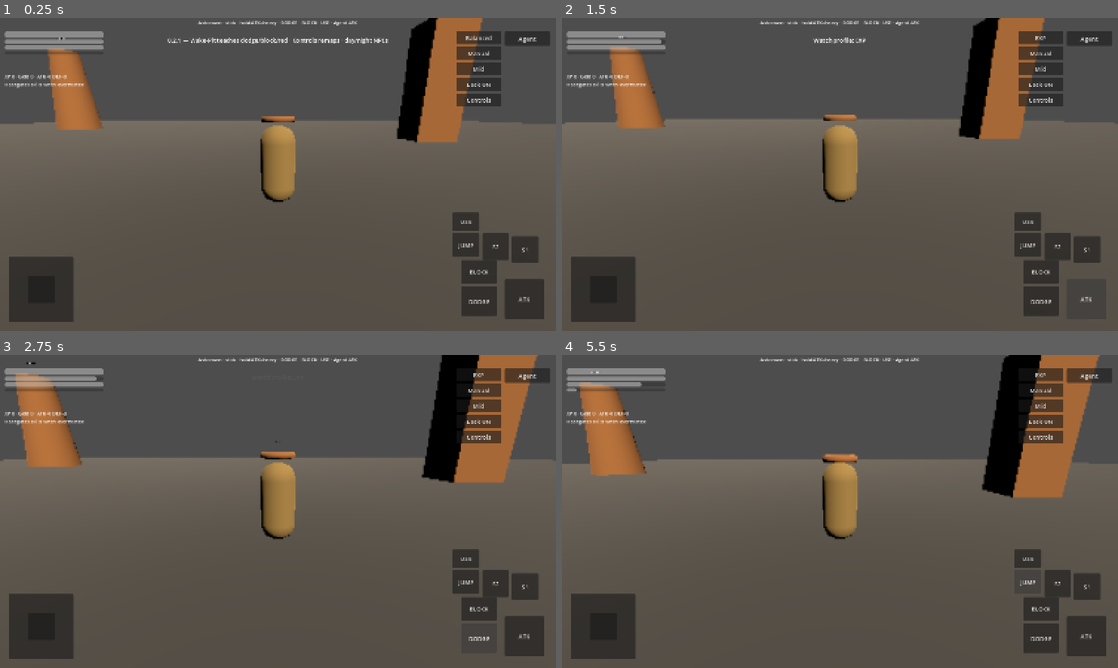
Above: before the commit, frames 1-4 (two rows, left to right).
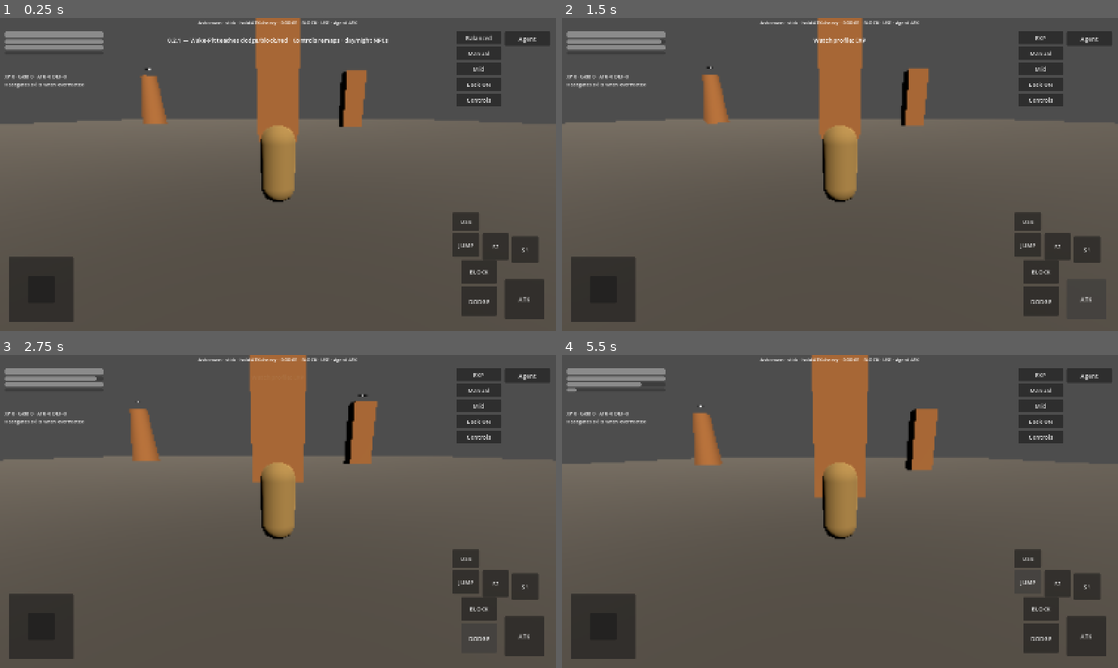
Above: after the commit, the same moments.

Repository: Diddy674176/ashcrown
Game: Godot game, scene res://Main/Main.tscn
The game is run twice, just before and just after one commit, with the same random seed, the same clock (stepped at 60 frames per second) and the same inputs.
Inputs:
- Up to frame 1 (0.25 s): no input
- Up to frame 2 (1.5 s): click "Balanced" at 0.5 s; click "ATK" at 1.25 s
- Up to frame 3 (2.75 s): click "DODGE" at 2 s
- Up to frame 4 (5.5 s): click "BLOCK" at 2.75 s; click "S1" at 3.5 s; click "S2" at 4.25 s; click "JUMP" at 5 s

The runs differ from the first frame. In frame 1, 11% of the frame differs, in the area x 8-87%, y 0-40%; in frame 2, 10%; in frame 3, 14%; in frame 4, 15%, in the area x 3-97%, y 0-46%.
Error before the commit: Parse Error: Unexpected identifier "PLACEHOLDER" in class body. (res://Save/SaveManager.gd:1)

Commit message:
0.2.1: SaveManager control_layout persist (fix placeholder)

Diff:
--- a/Save/SaveManager.gd
+++ b/Save/SaveManager.gd
@@ -1 +1,232 @@
-PLACEHOLDER
+extends Node
+## Corruption-safe autosave — position, combat, kit, quest, equip, companion, AFK.
+
+const SAVE_VERSION := 4
+const SAVE_DIR := "user://saves"
+const SAVE_NAME := "autosave.json"
+const TEMP_NAME := "autosave.json.tmp"
+const AUTOSAVE_INTERVAL_SEC := 30.0
+
+var data: Dictionary = {
+	"version": SAVE_VERSION,
+	"player_position": {"x": 0.0, "y": 1.2, "z": 36.0},
+	"hp": 120.0,
+	"max_hp": 120.0,
+	"stamina": 100.0,
+	"focus": 100.0,
+	"heat": 0.0,
+	"kit_id": "Ashblade",
+	"xp": 0,
+	"gold": 0,
+	"inventory": [],
+	"equipment": {"weapon": "", "armor": "", "charm": ""},
+	"companion_id": "",
+	"potions": 3,
+	"scene": "emberveil",
+	"quest": {},
+	"afk_running": false,
+	"afk_profile": "Balanced",
+	"afk_started_unix": 0.0,
+	"last_afk_report": {},
+	"control_layout": "default",
+	"control_stick_side": "left",
+}
+var _player: Node3D
+var _timer: Timer
+
+func _ready() -> void:
+	DirAccess.make_dir_recursive_absolute(SAVE_DIR)
+	_timer = Timer.new()
+	_timer.wait_time = AUTOSAVE_INTERVAL_SEC
+	_timer.autostart = true
+	_timer.timeout.connect(_on_autosave)
+	add_child(_timer)
+	EventBus.request_save.connect(save)
+	EventBus.request_load.connect(load_save)
+
+func register_player(player: Node3D) -> void:
+	_player = player
+
+func _on_autosave() -> void:
+	if _player and is_instance_valid(_player):
+		capture_from_player(_player)
+	save()
+
+func _notification(what: int) -> void:
+	if what == NOTIFICATION_WM_CLOSE_REQUEST \
+			or what == NOTIFICATION_APPLICATION_PAUSED \
+			or what == NOTIFICATION_EXIT_TREE:
+		if _player and is_instance_valid(_player):
+			capture_from_player(_player)
+		var afk := get_node_or_null("/root/AfkManager")
+		if afk and afk.running and afk.has_method("notification_paused"):
+			afk.notification_paused()
+		save()
+
+func capture_player_transform(player: Node3D) -> void:
+	var p := player.global_position
+	data["player_position"] = {"x": p.x, "y": p.y, "z": p.z}
+
+func capture_from_player(player: Node3D) -> void:
+	capture_player_transform(player)
+	data["version"] = SAVE_VERSION
+	if player.has_method("get_kit_id"):
+		data["kit_id"] = player.get_kit_id()
+	if "xp" in player:
+		data["xp"] = player.xp
+	if "gold" in player:
+		data["gold"] = player.gold
+	if "inventory" in player:
+		data["inventory"] = player.inventory.duplicate()
+	if "equipment" in player:
+		data["equipment"] = player.equipment.duplicate(true)
+	if "companion_id" in player:
+		data["companion_id"] = player.companion_id
+	if "potions" in player:
+		data["potions"] = player.potions
+	var c = player.get("combat")
+	if c:
+		data["hp"] = c.hp
+		data["max_hp"] = c.max_hp
+		data["stamina"] = c.stamina
+		data["focus"] = c.focus
+		data["heat"] = c.heat
+	var qm := get_node_or_null("/root/QuestManager")
+	if qm and qm.has_method("snapshot"):
+		data["quest"] = qm.snapshot()
+
+func apply_player_transform(player: Node3D) -> void:
+	var p: Dictionary = data.get("player_position", {})
+	player.global_position = Vector3(
+		float(p.get("x", 0.0)),
+		float(p.get("y", 1.2)),
+		float(p.get("z", 36.0))
+	)
+
+func apply_to_player(player: Node3D) -> void:
+	apply_player_transform(player)
+	if player.has_method("set_kit_id"):
+		player.set_kit_id(str(data.get("kit_id", "Ashblade")))
+	if "xp" in player:
+		player.xp = int(data.get("xp", 0))
+	if "gold" in player:
+		player.gold = int(data.get("gold", 0))
+	if "inventory" in player:
+		player.inventory = data.get("inventory", []).duplicate()
+	if "equipment" in player:
+		player.equipment = data.get("equipment", {"weapon": "", "armor": "", "charm": ""}).duplicate(true)
+		if player.has_method("_recalc_equip"):
+			player._recalc_equip()
+	if "companion_id" in player:
+		player.companion_id = str(data.get("companion_id", ""))
+		if player.companion_id != "" and player.has_method("recruit_companion"):
+			player.call_deferred("recruit_companion", player.companion_id)
+	if "potions" in player:
+		player.potions = int(data.get("potions", 3))
+	var c = player.get("combat")
+	if c and c.has_method("apply_snapshot"):
+		c.apply_snapshot({
+			"hp": data.get("hp", 120.0),
+			"max_hp": data.get("max_hp", 120.0),
+			"stamina": data.get("stamina", 100.0),
+			"focus": data.get("focus", 100.0),
+			"heat": data.get("heat", 0.0),
+		})
+	var qm := get_node_or_null("/root/QuestManager")
+	if qm and qm.has_method("apply_snapshot") and data.has("quest"):
+		qm.apply_snapshot(data.get("quest", {}))
+
+func set_scene_id(id: String) -> void:
+	data["scene"] = id
+
+func get_scene_id() -> String:
+	return str(data.get("scene", "emberveil"))
+
+func save() -> bool:
+	data["version"] = SAVE_VERSION
+	data["saved_at_unix"] = Time.get_unix_time_from_system()
+	var json := JSON.stringify(data, "\t")
+	var temp_path := SAVE_DIR.path_join(TEMP_NAME)
+	var final_path := SAVE_DIR.path_join(SAVE_NAME)
+	var file := FileAccess.open(temp_path, FileAccess.WRITE)
+	if file == null:
+		push_warning("SaveManager: cannot open temp (%s)" % FileAccess.get_open_error())
+		return false
+	file.store_string(json)
+	file.flush()
+	file.close()
+	if FileAccess.file_exists(final_path):
+		DirAccess.remove_absolute(final_path)
+	var err := DirAccess.rename_absolute(temp_path, final_path)
+	if err != OK:
+		push_warning("SaveManager: rename failed (%s)" % err)
+		return false
+	return true
+
+func load_save() -> bool:
+	var path := SAVE_DIR.path_join(SAVE_NAME)
+	if not FileAccess.file_exists(path):
+		return false
+	var file := FileAccess.open(path, FileAccess.READ)
+	if file == null:
+		return false
+	var parsed = JSON.parse_string(file.get_as_text())
+	file.close()
+	if typeof(parsed) != TYPE_DICTIONARY:
+		push_warning("SaveManager: corrupt JSON")
+		return false
+	var loaded: Dictionary = parsed
+	var ver := int(loaded.get("version", 0))
+	if ver < 1 or ver > SAVE_VERSION:
+		push_warning("SaveManager: unsupported version")
+		return false
+	if not loaded.has("kit_id"):
+		loaded["kit_id"] = "Ashblade"
+	if not loaded.has("xp"):
+		loaded["xp"] = 0
+	if not loaded.has("gold"):
+		loaded["gold"] = 0
+	if not loaded.has("equipment"):
+		loaded["equipment"] = {"weapon": "", "armor": "", "charm": ""}
+	if not loaded.has("quest"):
+		loaded["quest"] = {}
+	if not loaded.has("control_layout"):
+		loaded["control_layout"] = "default"
+	if not loaded.has("control_stick_side"):
+		loaded["control_stick_side"] = "left"
+	loaded["version"] = SAVE_VERSION
+	data = loaded
+	return true
+
+
+func get_control_layout() -> String:
+	return str(data.get("control_layout", "default"))
+
+func get_control_stick_side() -> String:
+	return str(data.get("control_stick_side", "left"))
+
+func set_control_layout(layout_id: String, stick_side: String = "") -> void:
+	data["control_layout"] = layout_id
+	if stick_side != "":
+		data["control_stick_side"] = stick_side
+	elif layout_id == "left_hand":
+		data["control_stick_side"] = "right"
+	elif layout_id == "default":
+		data["control_stick_side"] = "left"
+	save()
+
+func save_game() -> bool:
+	if _player and is_instance_valid(_player):
+		capture_from_player(_player)
+	return save()
+
+func load_game() -> bool:
+	if not load_save():
+		return false
+	if _player and is_instance_valid(_player):
+		apply_to_player(_player)
+		return true
+	return false
+
+func has_save() -> bool:
+	return FileAccess.file_exists(SAVE_DIR.path_join(SAVE_NAME))
